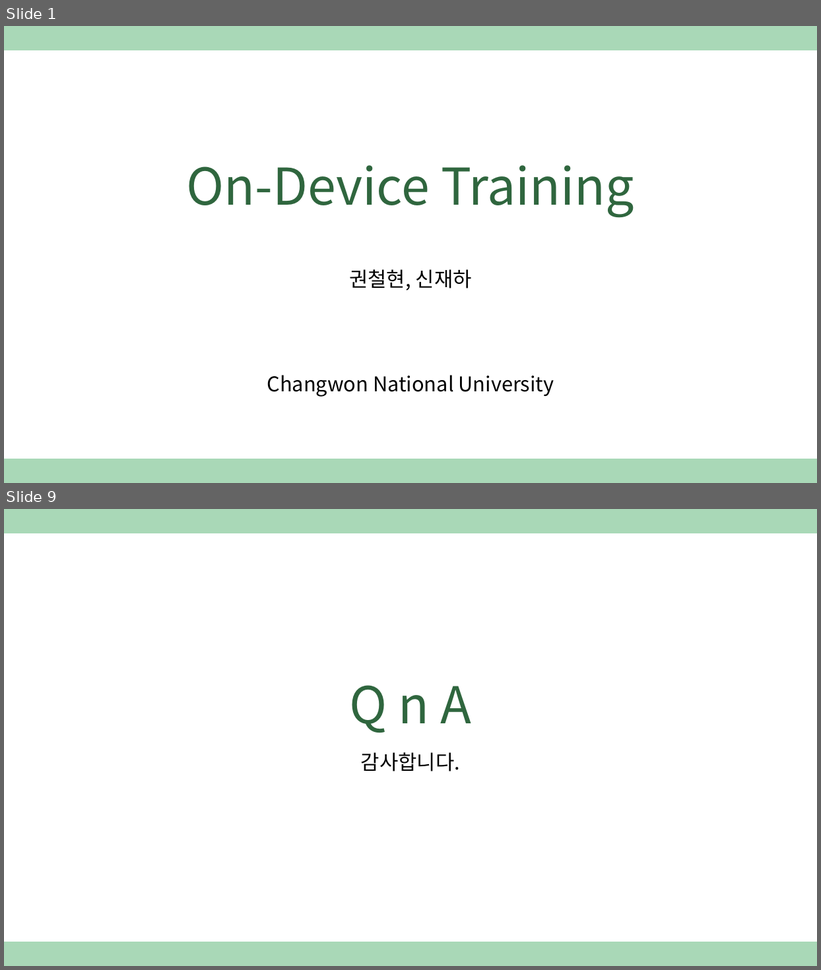
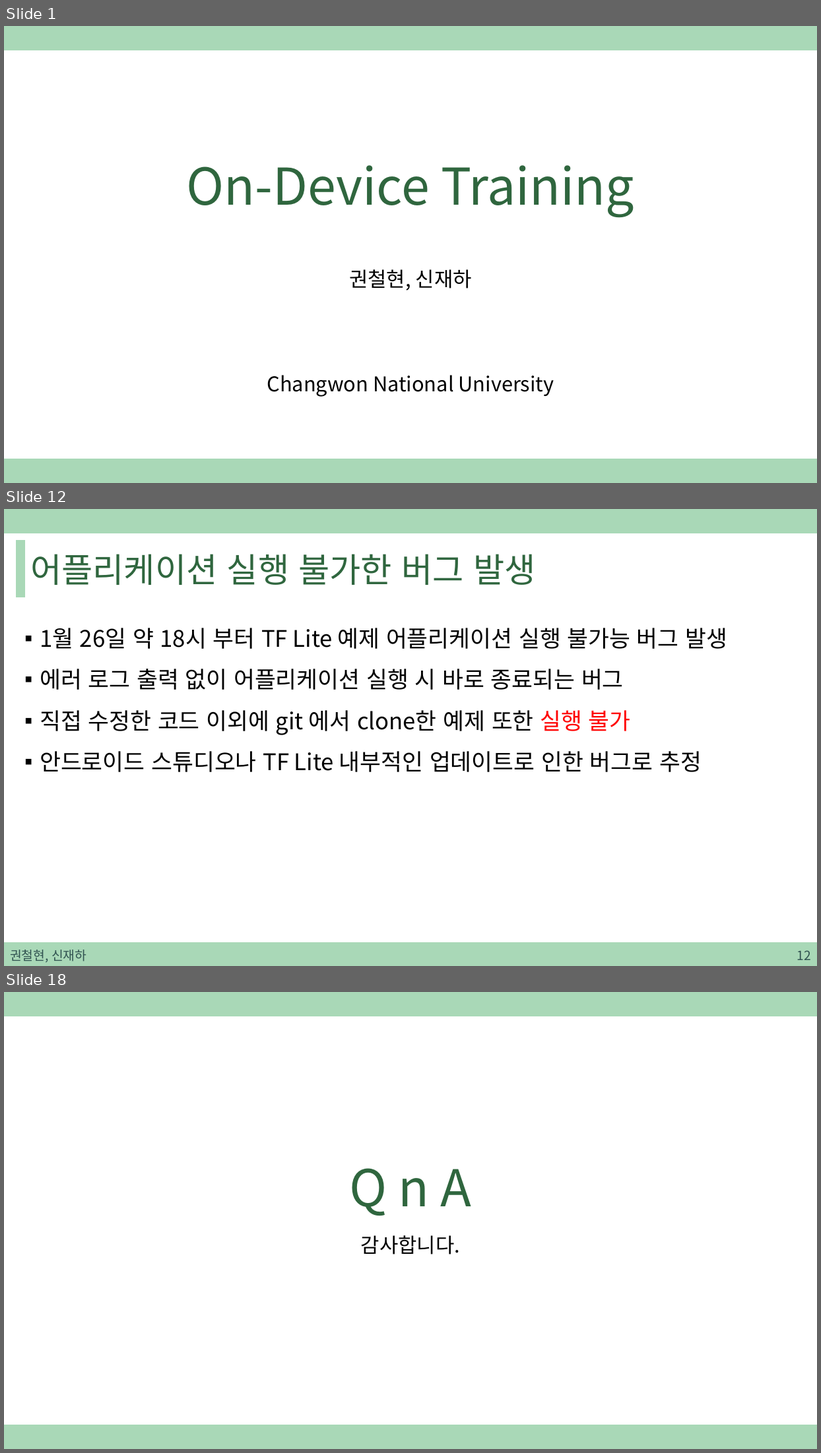
Before and after one commit to sjh4287/capston, a slide deck: 2022.02.11/권철현,신재하.pptx. Shown one above the other, each under a label of ours: slides 1 and 9 before the commit, slides 1, 12 and 18 after it; the slides between them are not shown. The pictures are 821x970 and 821x1453 pixels, drawn with LibreOffice and Linux fonts; fonts in the diff are those of the drawing. Boxes give left, top, right and bottom in pixels: in the first picture for what was removed or moved away, otherwise in the second. Text is boxed around its words. In the diff, an @@ line names an element or a change of style, - is before the commit and + after.

Commit message:
PPT 수정

```diff
--- a/2022.02.11/권철현,신재하.pptx
+++ b/2022.02.11/권철현,신재하.pptx
@@ slide 12 added at [4, 509, 817, 966], background #FFFFFF; not listed: 1 template element that a slide beside it also shows @@
@@ rectangle added at [17, 541, 24, 597], fill #A9D8B7, outline #A9D8B7 1 pt @@
@@ title added at [31, 554, 535, 585], 40 pt, text #2F663E @@
+어플리케이션 실행 불가한 버그 발생
@@ text added at [40, 628, 727, 772], 27 pt, text #000000 @@
+▪ 1월 26일 약 18시 부터 TF Lite 예제 어플리케이션 실행 불가능 버그 발생
+▪ 에러 로그 출력 없이 어플리케이션 실행 시 바로 종료되는 버그
+▪ 직접 수정한 코드 이외에 git 에서 clone한 예제 또한 실행 불가
+▪ 안드로이드 스튜디오나 TF Lite 내부적인 업데이트로 인한 버그로 추정
@@ rectangle added at [4, 943, 817, 966], fill #A9D8B7, outline #A9D8B7 1 pt @@
@@ text added at [10, 950, 86, 963], 15 pt, text #305250 @@
+권철현, 신재하
@@ page number added at [797, 951, 811, 960], 15 pt, text #305250 @@
+12
@@ what was slide 9 is now slide 18 @@
```
Also in this commit, not shown: 4 slides changed, 8 other slides added, 3 other files.
